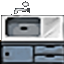
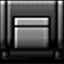
Before/after of a 64 × 64 layered artwork. What changed in the layer stack:
added layer "Layer 19" above "Layer 18" over [0, 0, 64, 64]
hid "Layer 9" over [0, 1, 64, 64]
